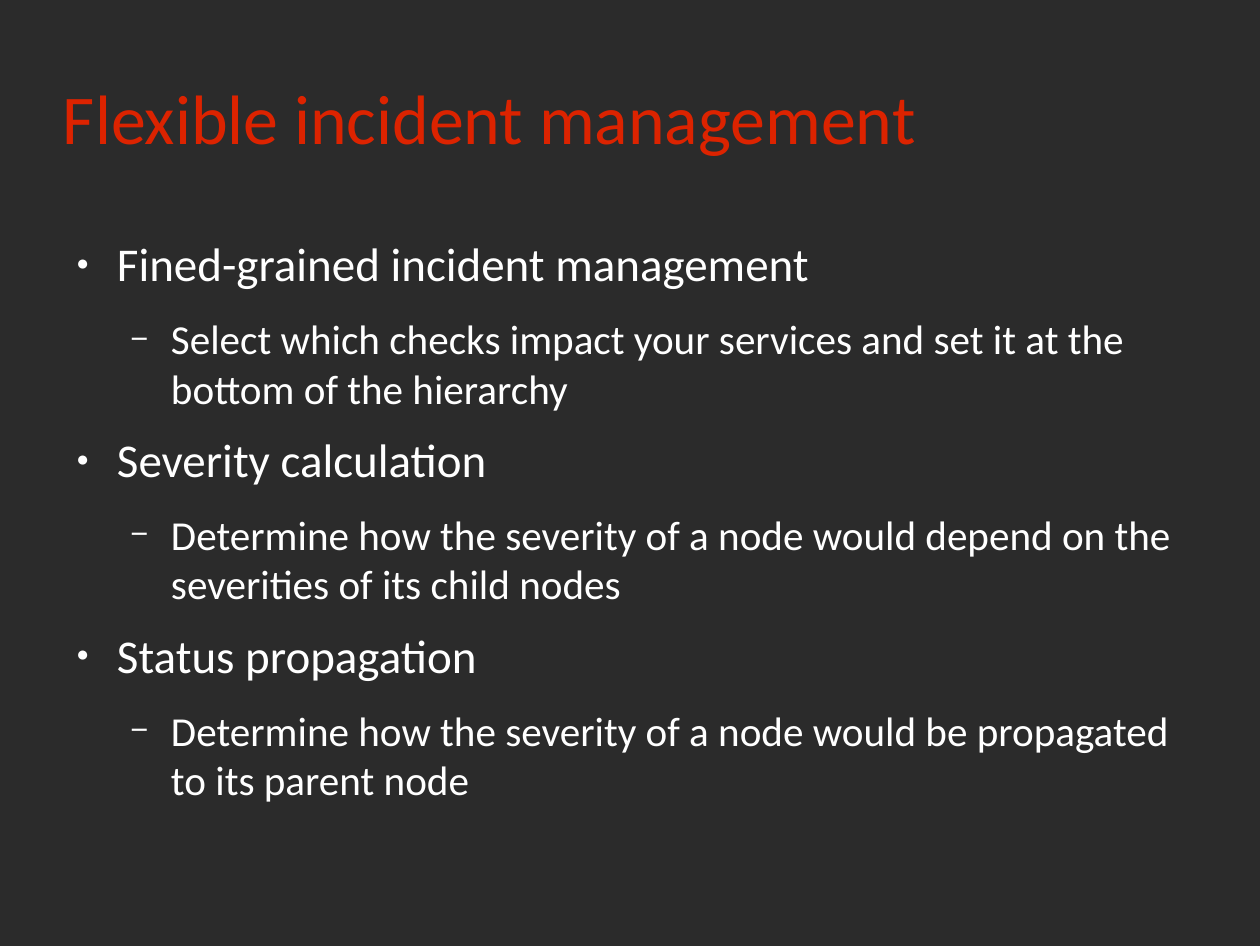
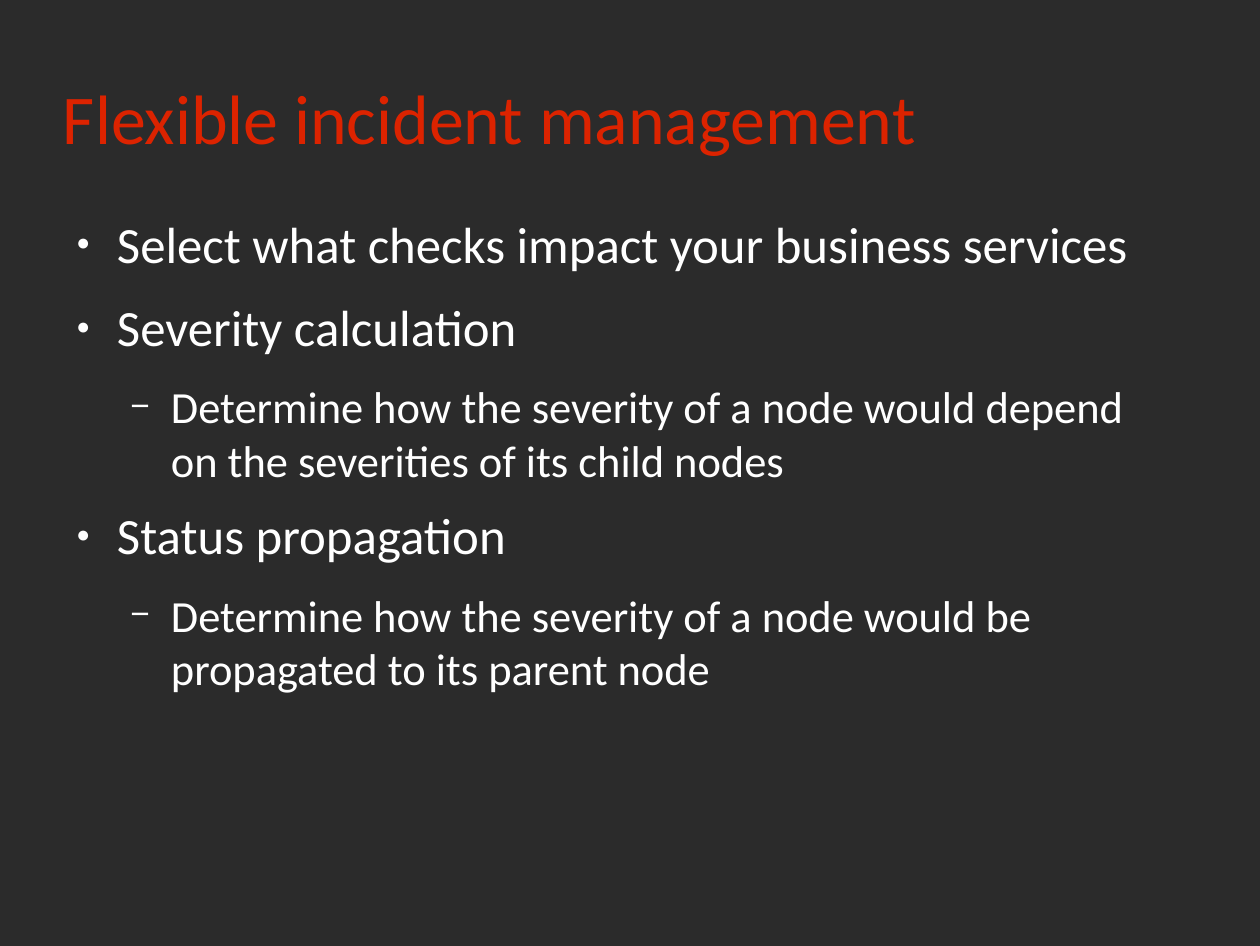
Before and after one commit to rchakode/realopinsight, a slide deck: slide 14 of doc/talks/rmll-2013.odp (slide 12 before the commit). Drawn at 1260x946 pixels with LibreOffice and Linux fonts; fonts in the diff are those of the drawing; background and template pictures are left out; a plain dark background stands for a picture behind light text. Boxes give left, top, right and bottom in pixels: in the first picture for what was removed or moved away, otherwise in the second. Text is boxed around its words. In the diff, an @@ line names an element or a change of style, - is before the commit and + after.

Commit message:
updated slide theme

```diff
--- a/doc/talks/rmll-2013.odp
+++ b/doc/talks/rmll-2013.odp
@@ text "Select what checks impact your ...": place and size @@
-text "Select what checks impact your ..." at [117, 248, 1171, 802]
+text "Select what checks impact your ..." at [117, 227, 1127, 693]
@@ text at [117, 227, 1127, 271]: text changed; size 25.9 to 32 pt @@
-● Fined-grained incident management
-  − Select which checks impact your services and set it at the bottom of the hierarchy
+● Select what checks impact your business services
@@ text at [117, 310, 1123, 693]: size 29.6 to 32 pt in "Severity calculation", "Status propagation"; size 25.9 to 28 pt in "Determine how the severity of a node ...", "Determine how the severity of a node ..." @@
```
Also in this commit, not shown: 15 other slides changed, 7 slides added, 4 slides removed, 1 other file.
